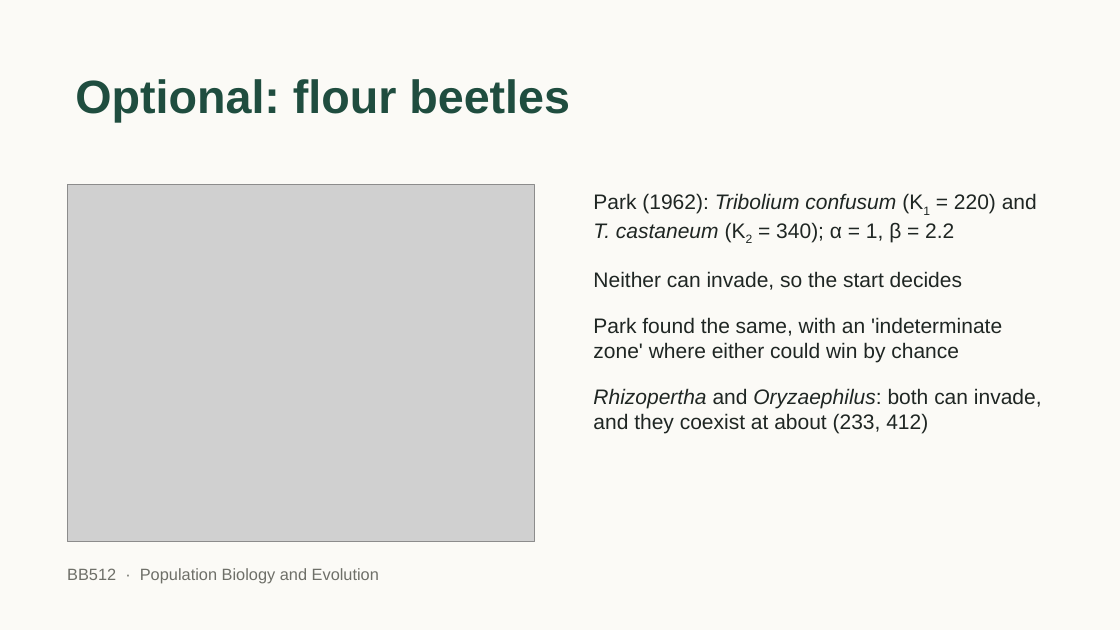
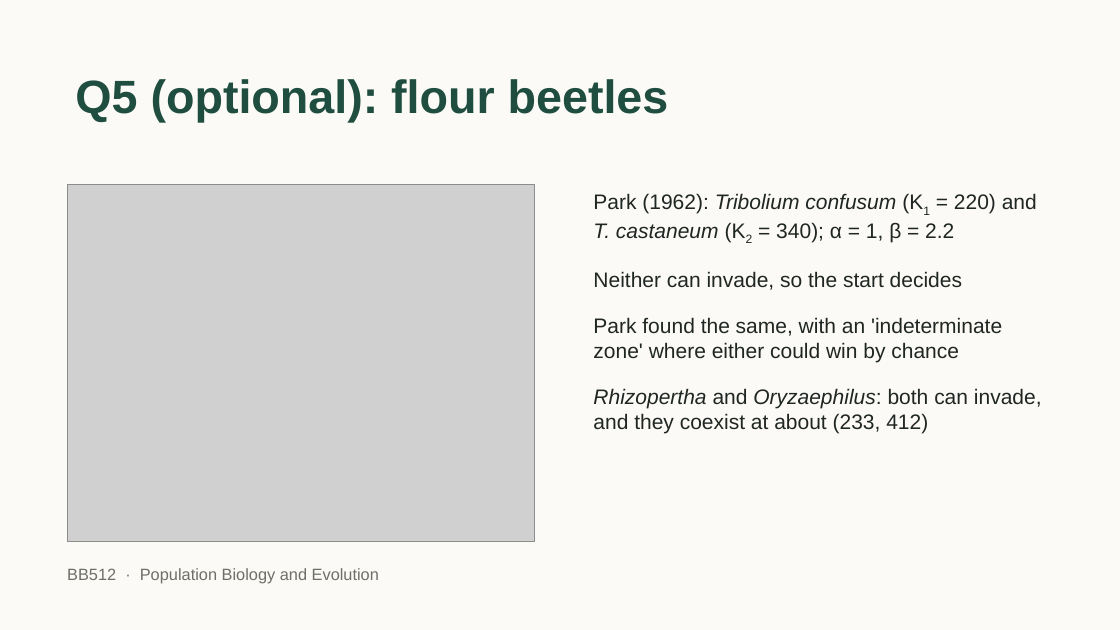
Before and after one commit to jonesor/BB512_Book, a slide deck: slide 10 of lecture_figures/lv_competition/BB512 - Lotka Volterra Competition Practical v2.pptx (slide 23 before the commit). Drawn at 1120x630 pixels with LibreOffice and Linux fonts; fonts in the diff are those of the drawing; grey boxes stand for pictures. Boxes give left, top, right and bottom in pixels: in the first picture for what was removed or moved away, otherwise in the second. Text is boxed around its words. In the diff, an @@ line names an element or a change of style, - is before the commit and + after.

```diff
--- a/lecture_figures/lv_competition/BB512 - Lotka Volterra Competition Practical v2.pptx
+++ b/lecture_figures/lv_competition/BB512 - Lotka Volterra Competition Practical v2.pptx
@@ title at (x1=75, y1=79, x2=669, y2=123): text changed @@
-Optional: flour beetles
+Q5 (optional): flour beetles
```
Also in this commit, not shown: 3 other slides changed, 14 slides removed, 2 other files.
